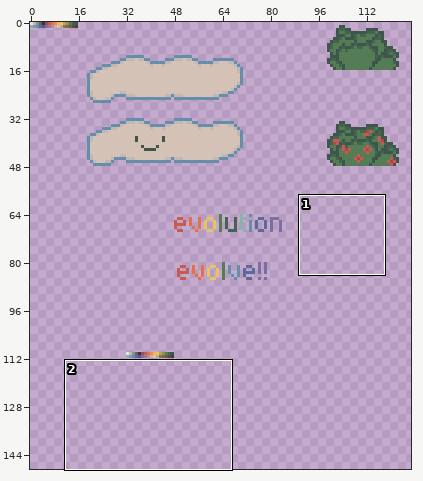
A pixel-art file gets an edit: asset/aseprite/simon-aseprite.aseprite. Above: a wide view before the commit, with the close-up outlined.
Close-up. Before the commit:
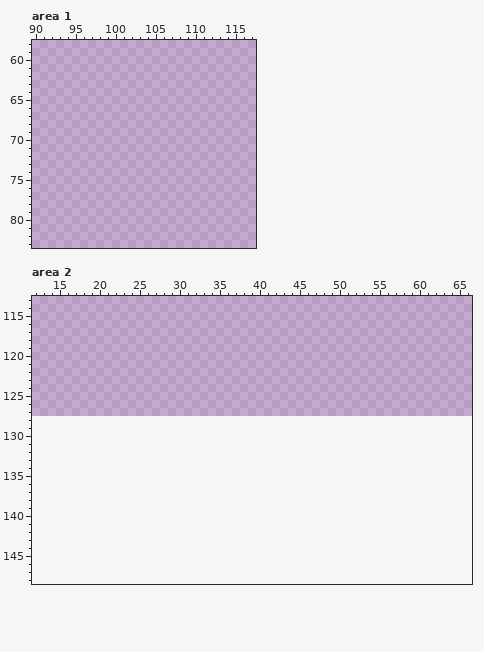
128x128 pixels, 1 frame. Shown: area 1: x 90..117, y 58..83; area 2: x 12..66, y 113..148. The old version is drawn lined up with the new one, on the new canvas. The wide view leaves out empty margins.
Palette (. is transparent): 
After:
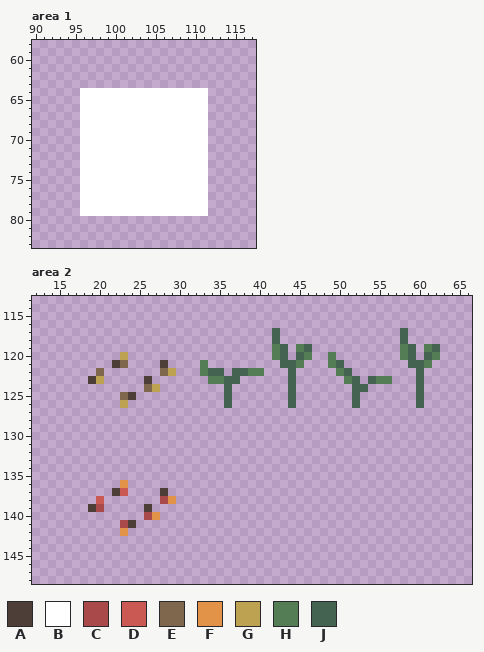
Colours new in this view: A #4d3f38  B #ffffff  C #a94949  D #ca5954  E #7e674c  F #e39347  G #bda351  H #557d55  J #446350
What changed:
canvas 128x128 -> 256x256
Changed rows in their new state; - is an unchanged pixel.
Area 1:
first column x 96:
64 BBBBBBBBBBBBBBBB
65 BBBBBBBBBBBBBBBB
66 BBBBBBBBBBBBBBBB
67 BBBBBBBBBBBBBBBB
68 BBBBBBBBBBBBBBBB
69 BBBBBBBBBBBBBBBB
70 BBBBBBBBBBBBBBBB
71 BBBBBBBBBBBBBBBB
72 BBBBBBBBBBBBBBBB
73 BBBBBBBBBBBBBBBB
74 BBBBBBBBBBBBBBBB
75 BBBBBBBBBBBBBBBB
76 BBBBBBBBBBBBBBBB
77 BBBBBBBBBBBBBBBB
78 BBBBBBBBBBBBBBBB
79 BBBBBBBBBBBBBBBB
Area 2:
first column x 19:
117 -----------------------J---------------J----
118 -----------------------J---------------J----
119 -----------------------HJ-HJ-----------HJ-HJ
120 ----G------------------HJ-JH--H--------HJ-JH
121 ---AE----A----H---------JJH---HJ--------JJH-
122 -E-------EG---HJJ-JJHH---J-----HJ--------J--
123 AG-----A-------HHJJ------J------HJ-JHH---J--
124 -------EG--------J-------J-------JJ------J--
125 ----EA-----------J-------J-------J-------J--
126 ----G------------J-------J-------J-------J--
first column x 19:
136 ----F------
137 ---AD----A-
138 -D-------CF
139 AC-----A---
140 -------CF--
141 ----CA-----
142 ----F------
Changed places in both close-ups, as pixel boxes (x1, y1, x2, y2):
added: (80, 88, 208, 216)
added: (200, 328, 440, 408)
added: (88, 352, 176, 408)
added: (88, 480, 176, 536)
